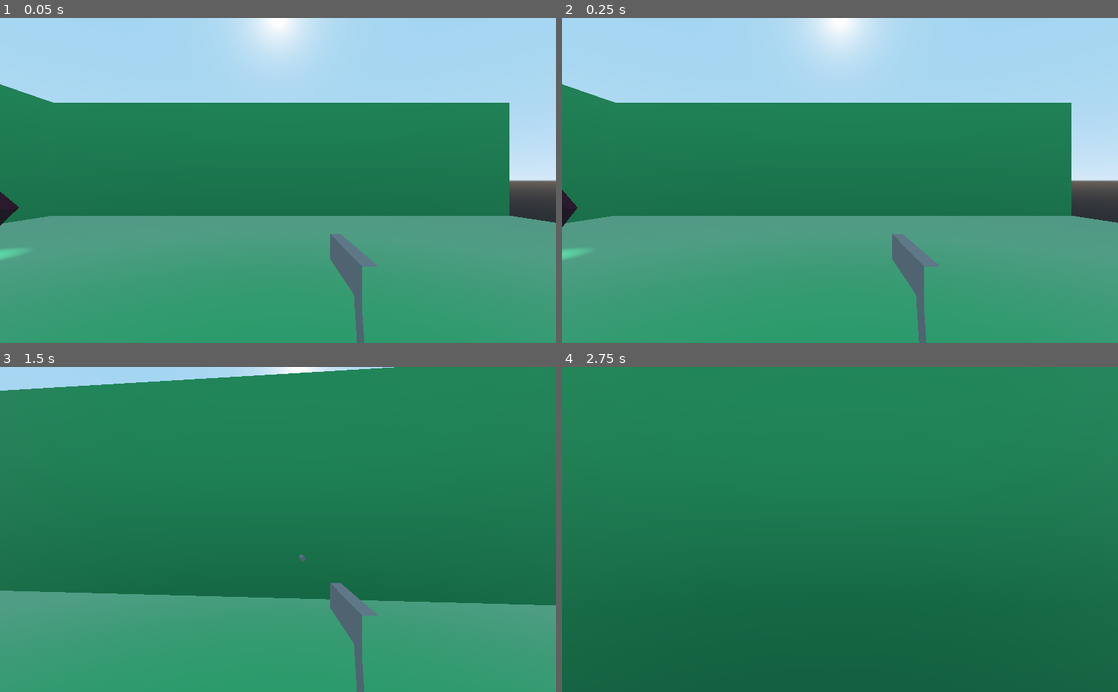
Above: before the commit, frames 1-4 (two rows, left to right).
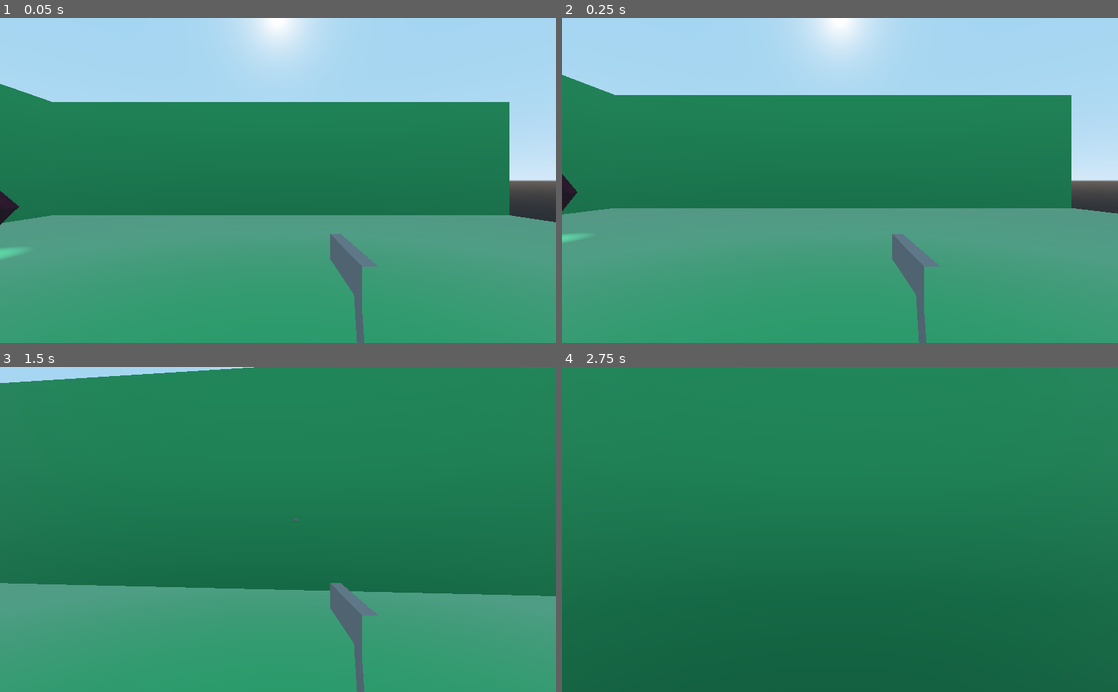
Above: after the commit, the same moments.

Repository: bigdavisc/ProjectTesseract
Game: Godot game, scene res://World.tscn
Same seed, same stepped clock (60 frames per second), same inputs: the game is played once before the commit and once after it.
Inputs (mouse positions are in pixels of both pictures, inside the frame that each line leads up to):
- Up to frame 1 (0.05 s): no input
- Up to frame 2 (0.25 s): no input
- Up to frame 3 (1.5 s): move the mouse to (305, 529) at 0.52 s; hold Space (jump, bound only after the commit) 0.53-1.28 s; hold W (move_forward) from 0.53 s (still down); move the mouse to (250, 529) at 1.27 s; click (250, 529) at 1.35 s
- Up to frame 4 (2.75 s): keep holding W (move_forward); tap Space (jump, bound only after the commit) at 1.52, 1.55, 1.82 s; move the mouse to (851, 523) at 2.02 s; hold Space (jump, bound only after the commit) from 2.03 s (still down)

The runs differ from the first frame. In frame 1, 0.4% of the frame differs, in the area x 0-100%, y 20-64%; in frame 2, 4.9%, in the area x 0-100%, y 17-75%; in frame 3, 3.9%; in frame 4, less than 0.1%.

Commit message:
Add jumping

Diff:
--- a/Bullet.gd
+++ b/Bullet.gd
@@ -1,6 +1,6 @@
 extends Area
 
-var SPEED = 40
+var SPEED = 50
 
 func _physics_process(delta):
 	var movement = global_transform.basis.z.normalized() * SPEED
--- a/Player.gd
+++ b/Player.gd
@@ -4,11 +4,13 @@
 const UPPER_VIEW_LIMIT = 50
 const LOWER_VIEW_LIMIT = 50
 const MOUSE_SENSITIVITY = 0.1
+const JUMP_VELOCITY = 10
 
 var mouse_sensetivity = 0.1  # We might want to move this into a settings file
-var gravity = 9.8  #Will be changed by plane Player exists on
+var gravity = 20  #Will be changed by plane Player exists on
 
 var input_velocity = Vector2()
+var vertical_velocity = 0
 var bullet_scene = load("res://Bullet.tscn")
 
 func _ready():
@@ -58,7 +60,14 @@
 	horizontal_velocity = horizontal_velocity.linear_interpolate(target, accel * delta)
 
 	# Vertical movement - Noah do your stuff here
-	var vertical_velocity = 0
+	if is_on_floor():
+		if Input.is_action_pressed("jump"):
+			vertical_velocity = JUMP_VELOCITY
+		else:
+			vertical_velocity = 0
+	else:
+		vertical_velocity -= gravity * delta
+
 	#vertical_velocity -= gravity #This will be disabled/reset while on a surface
 	#movement.y += vertical_velocity
 
--- a/Player.tscn
+++ b/Player.tscn
@@ -32,4 +32,4 @@
 material/0 = null
 
 [node name="BulletSpawn" type="Position3D" parent="Camera/Gun"]
-transform = Transform( 1, 0, 0, 0, 1, 0, 0, 0, 1, 0.0116205, 2.14624, 6.8187 )
+transform = Transform( 1, 0, 3.55271e-14, 0, 1, 0, -3.55271e-14, 0, 1, 0.0116198, 2.14624, 13.5259 )
--- a/World.tscn
+++ b/World.tscn
@@ -7,6 +7,7 @@
 [node name="World" type="Spatial"]
 
 [node name="GreenMap" parent="." instance=ExtResource( 1 )]
+editor/display_folded = true
 
 [node name="Floor" parent="GreenMap/Geometry" index="0"]
 editor/display_folded = false
--- a/project.godot
+++ b/project.godot
@@ -50,6 +50,11 @@
 "events": [ Object(InputEventMouseButton,"resource_local_to_scene":false,"resource_name":"","device":0,"alt":false,"shi …(212 unchanged characters)…
  ]
 }
+jump={
+"deadzone": 0.5,
+"events": [ Object(InputEventKey,"resource_local_to_scene":false,"resource_name":"","device":0,"alt":false,"shift":false,"control":false,"meta":false,"command":false,"pressed":false,"scancode":32,"unicode":0,"echo":false,"script":null)
+ ]
+}
 
 [rendering]
 
